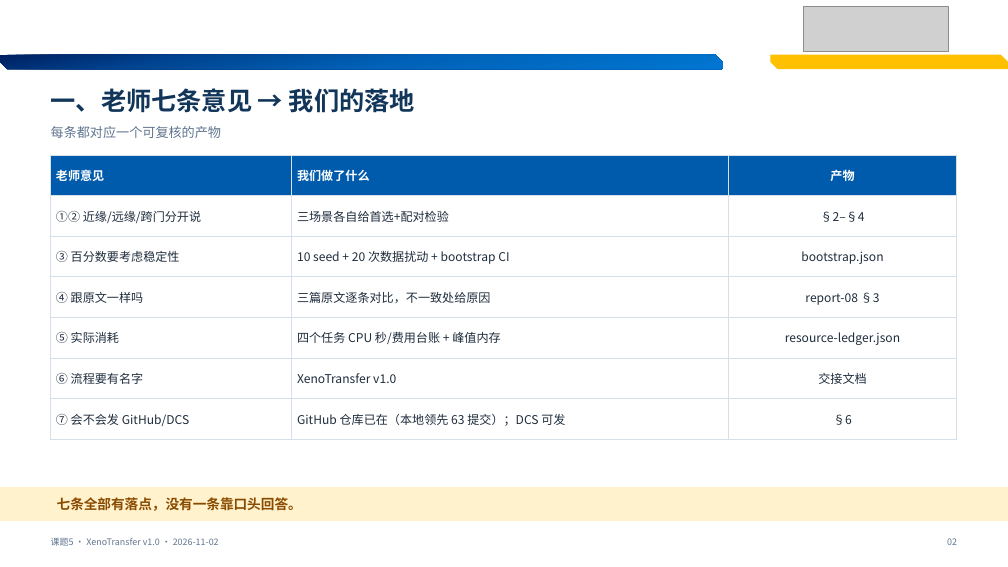
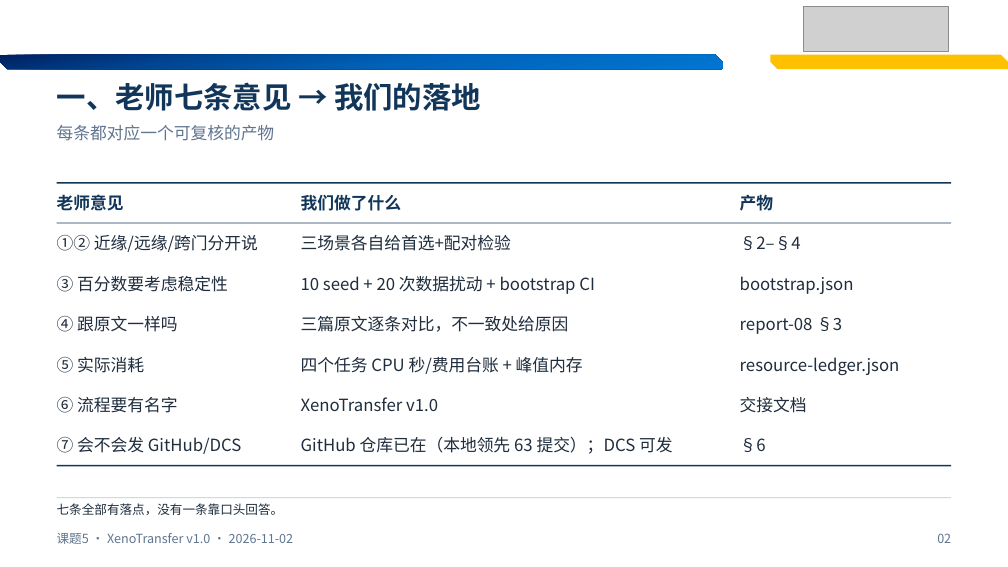
Before and after one commit to bernis-web/course5-prep, a slide deck: slide 2 of results/stage-reports-20261102/课题5-三场景结论与可复现闭环.pptx. Drawn at 1008x567 pixels with LibreOffice and Linux fonts; fonts in the diff are those of the drawing; grey boxes stand for pictures. Boxes give left, top, right and bottom in pixels: in the first picture for what was removed or moved away, otherwise in the second. Text is boxed around its words. In the diff, an @@ line names an element or a change of style, - is before the commit and + after.

Commit message:
PPT v2：去 AI 味重排（8 种版式 / 5 档字号 / 三线表）
治的是「同一个模板套 15 页」这个病根：
- 字号 8 种手调值(8.5/11.5/12.5/13/16/17/24/32) → 5 档几何级数(12/16/28/40/52)
- 版式 1 种 → 8 种（封面/全宽三线表/窄栏表/数字页/表+表下注/论述页/清单页/结论页）
- 8.5pt 28 处全部提到 12pt，未删列未拆页
- 表格改三线表，数字 Consolas 等宽右对齐
- 强调色 #8A4B00 只标结论词，撤掉每页米黄通栏
- 结论页整幅 #12365A 深蓝块

校模板 master/DEFAULT版式/15张背景图/校徽 全部保留；
341 个字符串逐字核对，0 缺失 0 新增；对比度全部 >=4.5:1。
已去掉对外期次标识（内部代号不进 PPT）。

含 render/v2 全页渲染 + gray 灰度 + thumb 缩略 + 3 页 before/after + 视觉改造说明。

```diff
--- a/results/stage-reports-20261102/课题5-三场景结论与可复现闭环.pptx
+++ b/results/stage-reports-20261102/课题5-三场景结论与可复现闭环.pptx
@@ text "一、老师七条意见 → 我们的落地" at <box>57,82,481,111</box>: size 24 to 28 pt; line spacing 1 to 30.8pt @@
@@ text "每条都对应一个可复核的产物" at <box>57,125,275,141</box>: size 12.5 to 16 pt; line spacing 1 to 19.2pt; vertical alignment middle to top @@
@@ table removed at <box>51,155,957,430</box>, 7 rows, 3 columns @@
-老师意见 | 我们做了什么 | 产物
-①② 近缘/远缘/跨门分开说 | 三场景各自给首选+配对检验 | §2–§4
-③ 百分数要考虑稳定性 | 10 seed + 20 次数据扰动 + bootstrap CI | bootstrap.json
-④ 跟原文一样吗 | 三篇原文逐条对比，不一致处给原因 | report-08 §3
-⑤ 实际消耗 | 四个任务 CPU 秒/费用台账 + 峰值内存 | resource-ledger.json
-⑥ 流程要有名字 | XenoTransfer v1.0 | 交接文档
-⑦ 会不会发 GitHub/DCS | GitHub 仓库已在（本地领先 63 提交）；DCS 可发 | §6
@@ rectangle added at <box>57,182,951,184</box>, fill #12365A @@
@@ text added at <box>57,194,124,211</box>, 16 pt, text #12365A, bold @@
+老师意见
@@ text added at <box>301,195,401,211</box>, 16 pt, text #12365A, bold @@
+我们做了什么
@@ text added at <box>740,194,774,211</box>, 16 pt, text #12365A, bold @@
+产物
@@ rectangle added at <box>57,222,951,223</box>, fill #12365A @@
@@ text added at <box>57,235,258,252</box>, 16 pt, text #1F2D3D @@
+①② 近缘/远缘/跨门分开说
@@ text added at <box>301,235,511,251</box>, 16 pt, text #1F2D3D @@
+三场景各自给首选+配对检验
@@ text added at <box>740,236,801,250</box>, 16 pt, text #1F2D3D @@
+§2–§4
@@ text added at <box>57,276,228,292</box>, 16 pt, text #1F2D3D @@
+③ 百分数要考虑稳定性
@@ text added at <box>301,276,595,294</box>, 16 pt, text #1F2D3D @@
+10 seed + 20 次数据扰动 + bootstrap CI
@@ text added at <box>740,276,854,294</box>, 16 pt, text #1F2D3D @@
+bootstrap.json
@@ text added at <box>57,316,177,332</box>, 16 pt, text #1F2D3D @@
+④ 跟原文一样吗
@@ text added at <box>301,316,569,332</box>, 16 pt, text #1F2D3D @@
+三篇原文逐条对比，不一致处给原因
@@ text added at <box>740,317,842,334</box>, 16 pt, text #1F2D3D @@
+report-08 §3
@@ text added at <box>57,357,144,373</box>, 16 pt, text #1F2D3D @@
+⑤ 实际消耗
@@ text added at <box>301,357,583,374</box>, 16 pt, text #1F2D3D @@
+四个任务 CPU 秒/费用台账 + 峰值内存
@@ text added at <box>740,357,900,375</box>, 16 pt, text #1F2D3D @@
+resource-ledger.json
@@ text added at <box>57,397,177,413</box>, 16 pt, text #1F2D3D @@
+⑥ 流程要有名字
@@ text added at <box>301,397,438,411</box>, 16 pt, text #1F2D3D @@
+XenoTransfer v1.0
@@ text added at <box>740,397,807,413</box>, 16 pt, text #1F2D3D @@
+交接文档
@@ text added at <box>57,437,241,454</box>, 16 pt, text #1F2D3D @@
+⑦ 会不会发 GitHub/DCS
@@ text added at <box>301,437,673,454</box>, 16 pt, text #1F2D3D @@
+GitHub 仓库已在（本地领先 63 提交）；DCS 可发
@@ text added at <box>740,438,766,452</box>, 16 pt, text #1F2D3D @@
+§6
@@ rectangle added at <box>57,465,951,467</box>, fill #12365A @@
@@ text "七条全部有落点，没有一条靠口头回答。" at <box>57,503,284,515</box>: size 13 to 12 pt, text colour #8A4B00 to #1F2D3D, bold off; line spacing 1 to 14.4pt; vertical alignment middle to top @@
@@ rectangle: place and size @@
-rectangle at <box>0,488,1008,521</box>
+rectangle at <box>57,498,951,498</box>
@@ rectangle at <box>57,498,951,498</box>: fill #FFF2CC to #B7C9D6; outline #FFF2CC 1 pt to none @@
@@ text "课题5 · XenoTransfer v1.0 · ..." at <box>57,533,294,544</box>: size 8.5 to 12 pt; line spacing 1 to 14.4pt; vertical alignment middle to top @@
@@ text "02" at <box>937,533,951,543</box>: size 8.5 to 12 pt; line spacing 1 to 14.4pt; vertical alignment middle to top @@
```
Also in this commit, not shown: 14 other slides changed, 23 other files.
